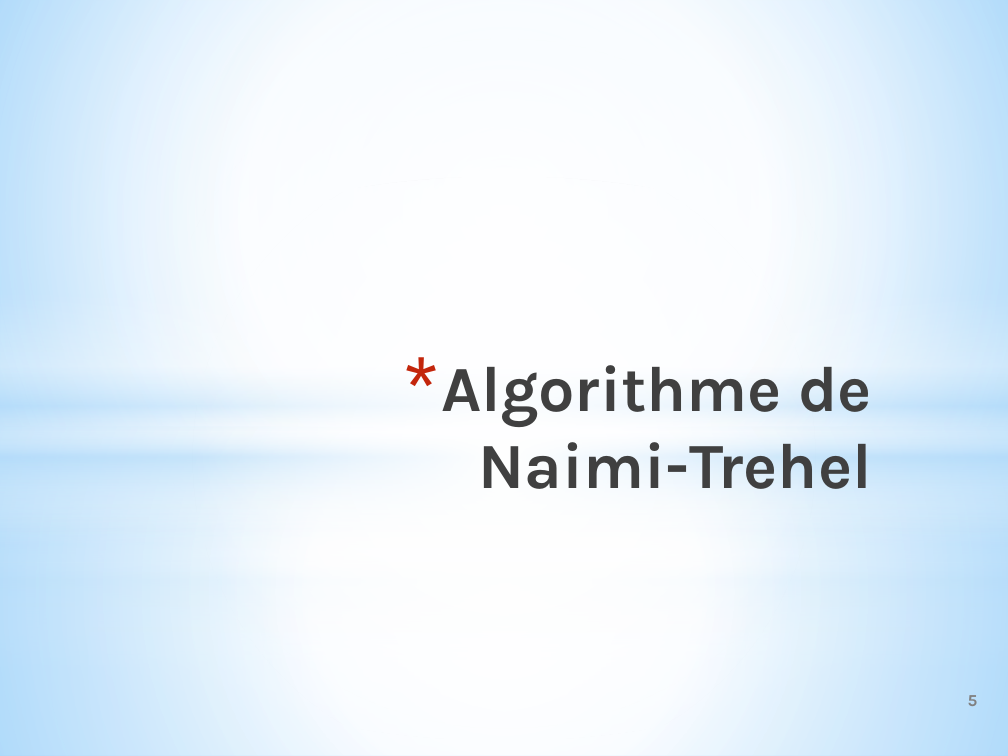
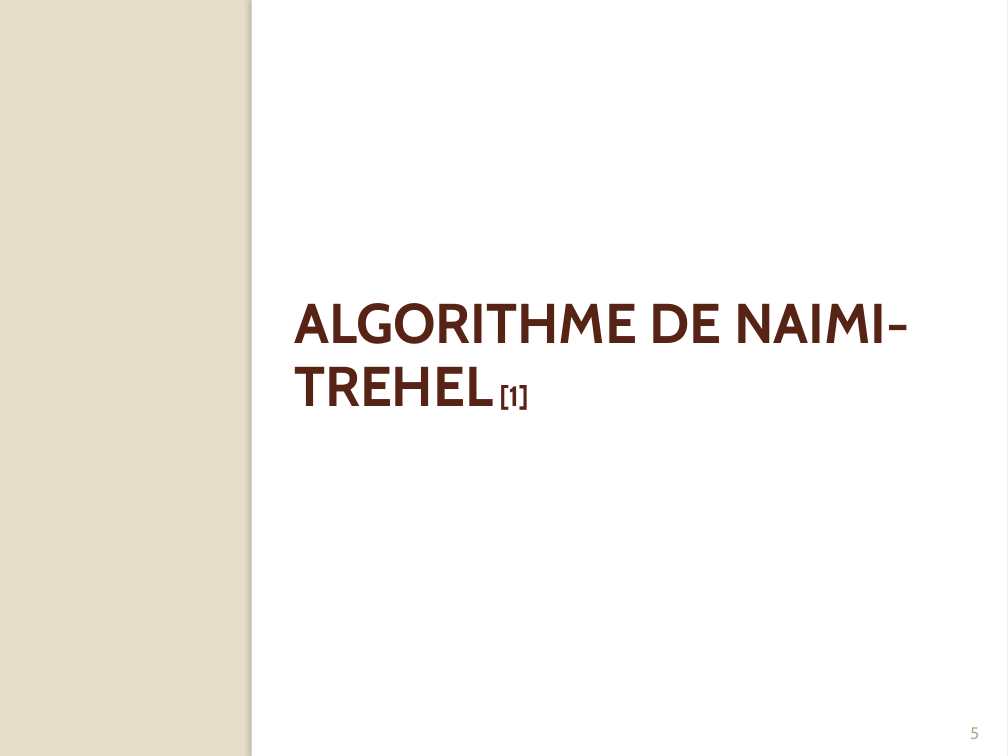
Before and after one commit to Origraena/moca, a slide deck: slide 6 of fmin212/Presentation/presAlgoDist.pptx. Drawn at 1008x756 pixels with LibreOffice and Linux fonts; fonts in the diff are those of the drawing. Boxes give left, top, right and bottom in pixels: in the first picture for what was removed or moved away, otherwise in the second. Text is boxed around its words. In the diff, an @@ line names an element or a change of style, - is before the commit and + after.

```diff
--- a/fmin212/Presentation/presAlgoDist.pptx
+++ b/fmin212/Presentation/presAlgoDist.pptx
@@ background gradient #9ED5FF to #FFFFFF to #5BB9FF to #E7DEC9 @@
@@ ellipse removed at [0, 27, 1008, 739] @@
@@ rectangle removed at [0, 0, 1008, 426] @@
@@ rectangle: place and size @@
-rectangle at [0, 0, 1008, 562]
+rectangle at [252, 0, 1008, 756]
@@ rectangle at [252, 0, 1008, 756]: fill gradient #FFFFFF to #B4DCFA to #FFFFFF @@
@@ rectangle added at [252, 0, 260, 756], fill #FFFFFF @@
@@ ellipse removed at [0, 176, 1008, 739] @@
@@ rectangle removed at [0, 292, 1008, 544] @@
@@ title "ALGORITHME DE NAIMI-TREHEL [1]" at [294, 303, 909, 410]: vertical alignment bottom to top @@
@@ title at [294, 303, 909, 410]: text changed; size 46 to 40 pt; font Karla to Cabin; text colour gradient #000000 to #404040 to #212745 to #572314 @@
-* Algorithme de Naimi-Trehel
+ALGORITHME DE NAIMI-TREHEL [1]
@@ rectangle removed at [0, 415, 1008, 667] @@
@@ rectangle removed at [0, 426, 1008, 756] @@
@@ rectangle removed at [0, 562, 1008, 756] @@
@@ page number: place and size @@
-page number at [968, 695, 978, 706]
+page number at [970, 727, 979, 739]
@@ page number at [970, 727, 979, 739]: font Karla to Cabin, text colour #808080 to #B6A98A, bold off; alignment right to centre; vertical alignment middle to bottom @@
```
Also in this commit, not shown: 14 other slides changed, 4 slides added.
